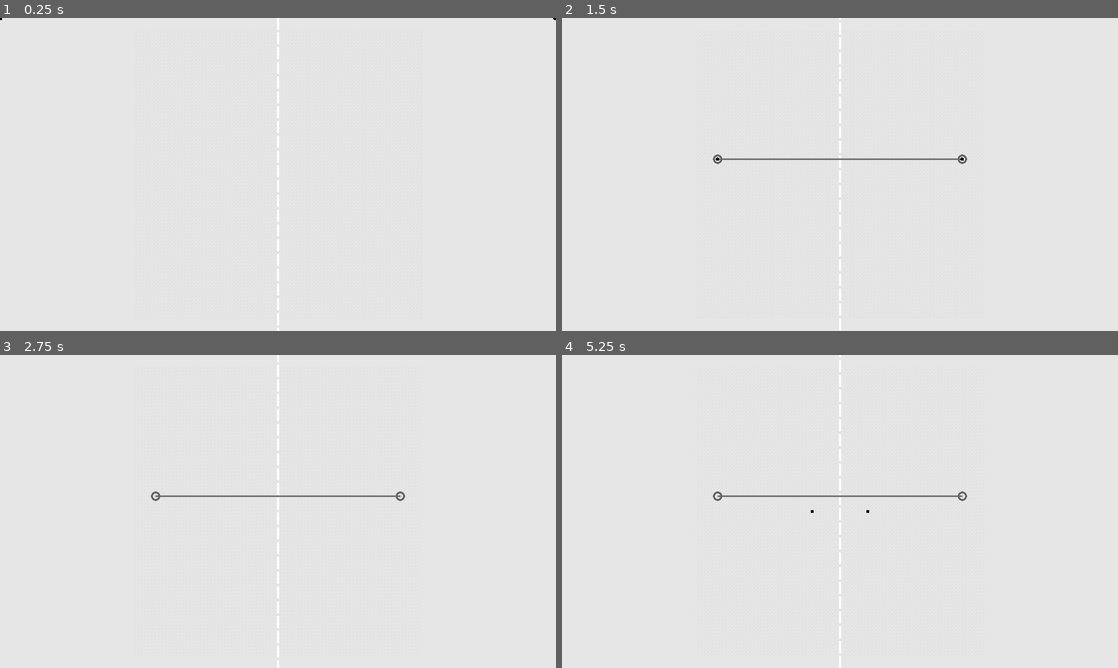
Above: before the commit, frames 1-4 (two rows, left to right).
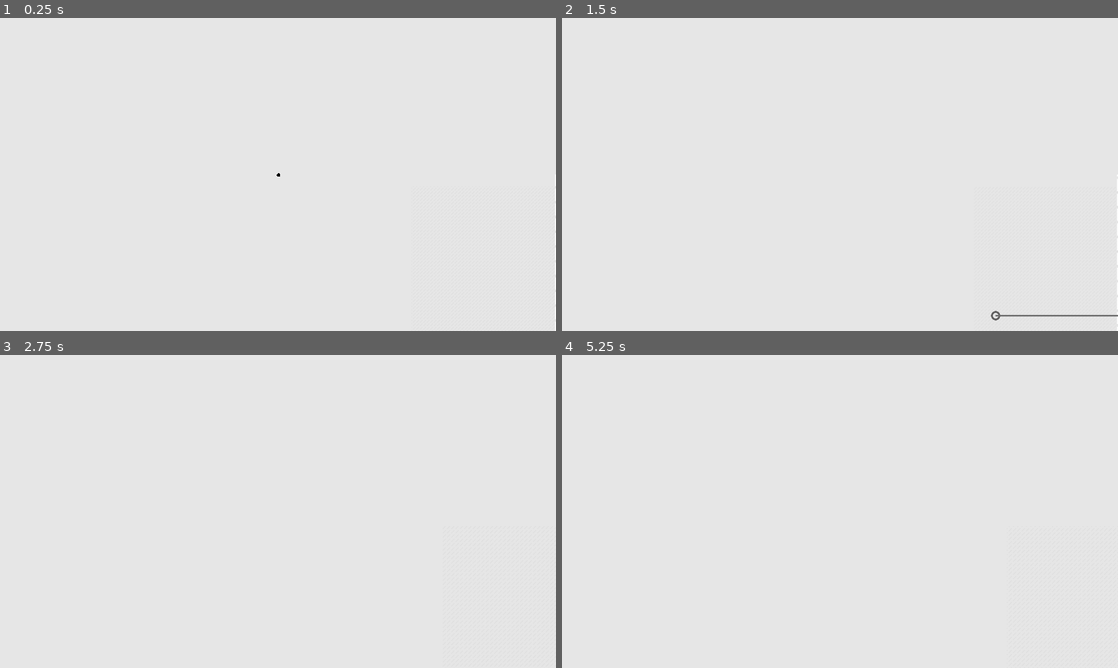
Above: after the commit, the same moments.

Repository: creikey/sketch-fight
Game: Godot game, scene res://Main.tscn
Two runs of this game, one before a commit and one after it. Both use one fixed random seed, a clock stepped at 60 frames per second and the inputs below.
Inputs (mouse positions are in pixels of both pictures, inside the frame that each line leads up to):
- Up to frame 1 (0.25 s): no input
- Up to frame 2 (1.5 s): tap Enter at 0.5 s; move the mouse to (962, 158) at 0.52 s; press the mouse at (962, 158) at 0.53 s; tap Middle mouse button (ui_pan, bound only after the commit) at 0.8, 1.35 s; tap Space at 1.25 s; move the mouse to (962, 158) at 1.27 s; release the mouse at (962, 158) at 1.28 s
- Up to frame 3 (2.75 s): tap Mouse wheel up (ui_zoom_in, bound only after the commit) at 1.55, 2.1 s; tap Enter at 2 s; move the mouse to (155, 495) at 2.02 s; hold Ctrl (ui_zoom_mod, bound only after the commit) from 2.03 s (still down)
- Up to frame 4 (5.25 s): tap Space at 2.75, 4.25 s; move the mouse to (812, 574) at 2.77 s; release Ctrl (ui_zoom_mod, bound only after the commit) at 2.78 s; tap Ctrl (ui_zoom_mod, bound only after the commit) at 2.85 s; tap Mouse wheel down (ui_zoom_out, bound only after the commit) at 3.05, 3.6 s; tap Enter at 3.5 s; move the mouse to (1006, 558) at 3.52 s; press the mouse at (1006, 558) at 3.53 s; move the mouse to (673, 464) at 4.27 s; release the mouse at (673, 464) at 4.28 s; click (673, 464) at 4.35 s; tap Middle mouse button (ui_pan, bound only after the commit) at 4.55 s; move the mouse to (867, 511) at 5.02 s; hold Middle mouse button (ui_pan, bound only after the commit) from 5.03 s (still down)

The runs differ from the first frame. In frame 1, 0.3% of the frame differs, in the area x 0-100%, y 0-100%; in frame 2, 0.6%, in the area x 27-100%, y 0-100%; in frame 3, 0.4%; in frame 4, 0.5%.

Commit message:
Add truly static UI regardless of camera movement

Diff:
--- /dev/null
+++ b/src/CameraFocus.gd
@@ -0,0 +1,26 @@
+extends Node2D
+
+export var smoothing = 5.0
+export var zoom_amount = 0.1
+
+var target_zoom = 1.0
+
+func _input(event):
+	if event is InputEventMouseMotion:
+		if Input.is_action_pressed("ui_pan"):
+			global_position += event.relative
+	elif event.is_action("ui_zoom_in"):
+		if Input.is_action_pressed("ui_zoom_mod"):
+			target_zoom -= zoom_amount
+			target_zoom = clamp(target_zoom, 0.1, 10.0)
+	elif event.is_action("ui_zoom_out"):
+		if Input.is_action_pressed("ui_zoom_mod"):
+			target_zoom += zoom_amount
+			target_zoom = clamp(target_zoom, 0.1, 10.0)
+
+func _physics_process(delta):
+	$'../SketchEditor'.camera_transform = get_viewport().canvas_transform
+	var c = smoothing * delta
+	var output_zoom = ((target_zoom - $Camera2D.zoom.x) * c) + $Camera2D.zoom.x
+	$Camera2D.zoom.x = output_zoom
+	$Camera2D.zoom.y = output_zoom
--- a/src/Main.tscn
+++ b/src/Main.tscn
@@ -1,7 +1,19 @@
-[gd_scene load_steps=2 format=2]
+[gd_scene load_steps=3 format=2]
 
 [ext_resource path="res://SketchEditor.tscn" type="PackedScene" id=1]
+[ext_resource path="res://CameraFocus.gd" type="Script" id=2]
 
 [node name="Main" type="Node2D"]
 
 [node name="SketchEditor" parent="." instance=ExtResource( 1 )]
+
+[node name="CameraFocus" type="Node2D" parent="."]
+script = ExtResource( 2 )
+
+[node name="Camera2D" type="Camera2D" parent="CameraFocus"]
+current = true
+smoothing_enabled = true
+drag_margin_left = 0.01
+drag_margin_top = 0.01
+drag_margin_right = 0.01
+drag_margin_bottom = 0.01
--- a/src/SketchEditor.gd
+++ b/src/SketchEditor.gd
@@ -10,7 +10,9 @@
 var left_possible_points: Array = []
 var right_possible_points: Array = []
 
-onready var ui = get_node("UI")
+var camera_transform: Transform2D = Transform2D() setget set_camera_transform
+
+onready var ui = get_node("PhysicalUI")
 
 func new_sketch():
 	if cur_sketch != null:
@@ -35,7 +37,7 @@
 
 func _input(event):
 	if event.is_action_pressed("ui_new_point"):
-		if $UI/MousePuck.out_of_editing_pad:
+		if $PhysicalUI/MousePuck.out_of_editing_pad:
 			return
 		ensure_lineset()
 		right_possible_points.append(add_point(ui.get_node("MousePuck").rect_global_position).global_position)
@@ -62,3 +64,7 @@
 	cur_sketch.insert_lineset(cur_lineset, cur_layer)
 	cur_lineset.queue_free()
 	cur_lineset = null
+
+func set_camera_transform(new_camera_transform):
+	camera_transform = new_camera_transform
+	$PhysicalUI.transform = new_camera_transform
--- a/src/SketchEditor.tscn
+++ b/src/SketchEditor.tscn
@@ -39,14 +39,13 @@
 "values": [ Color( 1, 1, 1, 1 ), Color( 1, 1, 1, 0.0392157 ) ]
 }
 
-[sub_resource type="CircleShape2D" id=1]
+[sub_resource type="CircleShape2D" id=3]
 radius = 1.0
 
-[sub_resource type="RectangleShape2D" id=2]
+[sub_resource type="RectangleShape2D" id=4]
 extents = Vector2( 250, 500 )
 
-[sub_resource type="Animation" id=3]
-resource_name = "grid-scrolling"
+[sub_resource type="Animation" id=5]
 length = 9.6
 loop = true
 tracks/0/type = "value"
@@ -79,28 +78,28 @@
 line_set_pack = ExtResource( 2 )
 possible_point_pack = ExtResource( 3 )
 
-[node name="UI" type="CanvasLayer" parent="."]
+[node name="PhysicalUI" type="CanvasLayer" parent="."]
 
-[node name="AnimationPlayer" type="AnimationPlayer" parent="UI"]
-anims/into_editing_pad = SubResource( 4 )
-anims/out_of_editing_pad = SubResource( 5 )
+[node name="AnimationPlayer" type="AnimationPlayer" parent="PhysicalUI"]
+anims/into_editing_pad = SubResource( 1 )
+anims/out_of_editing_pad = SubResource( 2 )
 
-[node name="MousePuck" type="Control" parent="UI"]
+[node name="MousePuck" type="Control" parent="PhysicalUI"]
 margin_right = 40.0
 margin_bottom = 40.0
 script = ExtResource( 4 )
 
-[node name="Area2D" type="Area2D" parent="UI/MousePuck"]
+[node name="Area2D" type="Area2D" parent="PhysicalUI/MousePuck"]
 
-[node name="CollisionShape2D" type="CollisionShape2D" parent="UI/MousePuck/Area2D"]
-shape = SubResource( 1 )
+[node name="CollisionShape2D" type="CollisionShape2D" parent="PhysicalUI/MousePuck/Area2D"]
+shape = SubResource( 3 )
 
 [node name="EditingPad" type="Area2D" parent="."]
 position = Vector2( 960, 540 )
 
 [node name="CollisionShape2D" type="CollisionShape2D" parent="EditingPad"]
 position = Vector2( 250, 0 )
-shape = SubResource( 2 )
+shape = SubResource( 4 )
 
 [node name="Sprite" type="Sprite" parent="EditingPad"]
 modulate = Color( 0.690196, 0.690196, 0.690196, 0.160784 )
@@ -111,7 +110,7 @@
 
 [node name="AnimationPlayer" type="AnimationPlayer" parent="EditingPad"]
 autoplay = "grid-scrolling"
-anims/grid-scrolling = SubResource( 3 )
+anims/grid-scrolling = SubResource( 5 )
 
 [node name="MirrorSprite" type="Sprite" parent="EditingPad"]
 texture = ExtResource( 6 )
@@ -119,5 +118,5 @@
 region_rect = Rect2( 0, 62.6397, 51, 1080 )
 
 [node name="PossiblePoints" type="Node2D" parent="."]
-[connection signal="area_entered" from="UI/MousePuck/Area2D" to="UI/MousePuck" method="_on_Area2D_area_entered"]
-[connection signal="area_exited" from="UI/MousePuck/Area2D" to="UI/MousePuck" method="_on_Area2D_area_exited"]
+[connection signal="area_entered" from="PhysicalUI/MousePuck/Area2D" to="PhysicalUI/MousePuck" method="_on_Area2D_area_entered"]
+[connection signal="area_exited" from="PhysicalUI/MousePuck/Area2D" to="PhysicalUI/MousePuck" method="_on_Area2D_area_exited"]
--- a/src/project.godot
+++ b/src/project.godot
@@ -51,9 +51,24 @@
 "events": [ Object(InputEventMouseButton,"resource_local_to_scene":false,"resource_name":"","device":0,"alt":false,"shi …(212 unchanged characters)…
  ]
 }
-ui_new_mirrored_point={
+ui_pan={
 "deadzone": 0.5,
-"events": [ Object(InputEventMouseButton,"resource_local_to_ …(179 unchanged characters)… or2( 0, 0 ),"factor":1.0,"button_index":2,"pressed":false,"doubleclick":false,"script":null)
+"events": [ Object(InputEventMouseButton,"resource_local_to_ …(179 unchanged characters)… or2( 0, 0 ),"factor":1.0,"button_index":3,"pressed":false,"doubleclick":false,"script":null)
+ ]
+}
+ui_zoom_in={
+"deadzone": 0.5,
+"events": [ Object(InputEventMouseButton,"resource_local_to_scene":false,"resource_name":"","device":0,"alt":false,"shift":false,"control":false,"meta":false,"command":false,"button_mask":0,"position":Vector2( 0, 0 ),"global_position":Vector2( 0, 0 ),"factor":1.0,"button_index":4,"pressed":false,"doubleclick":false,"script":null)
+ ]
+}
+ui_zoom_out={
+"deadzone": 0.5,
+"events": [ Object(InputEventMouseButton,"resource_local_to_scene":false,"resource_name":"","device":0,"alt":false,"shift":false,"control":false,"meta":false,"command":false,"button_mask":0,"position":Vector2( 0, 0 ),"global_position":Vector2( 0, 0 ),"factor":1.0,"button_index":5,"pressed":false,"doubleclick":false,"script":null)
+ ]
+}
+ui_zoom_mod={
+"deadzone": 0.5,
+"events": [ Object(InputEventKey,"resource_local_to_scene":false,"resource_name":"","device":0,"alt":false,"shift":false,"control":false,"meta":false,"command":false,"pressed":false,"scancode":16777238,"unicode":0,"echo":false,"script":null)
  ]
 }
 
Not shown: 2 places in src/SketchEditor.tscn that only renumber resources
